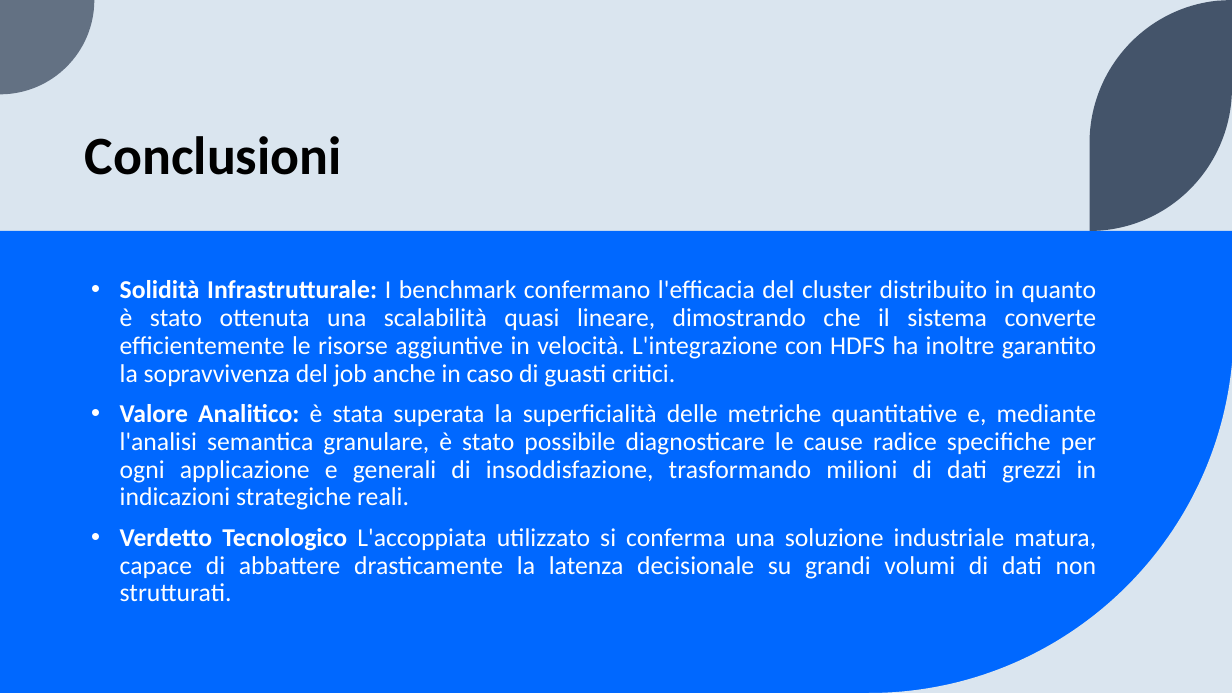
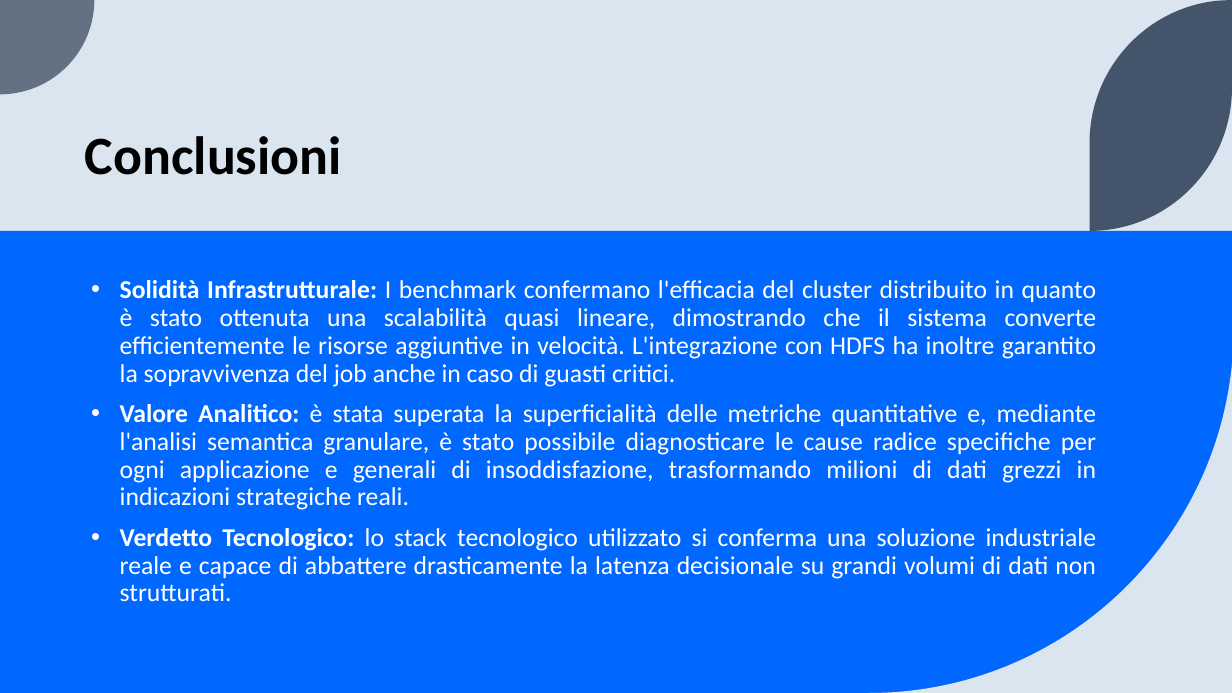
Before and after one commit to LorenzoColombo3/Sentiment_analysis_top_20_mobile_app, a slide deck: slide 9 of BENCHMARKING E SENTIMENT ANALYSIS SU CLUSTER SPARK.pptx (slide 10 before the commit). Drawn at 1232x693 pixels with LibreOffice and Linux fonts; fonts in the diff are those of the drawing. Boxes give left, top, right and bottom in pixels: in the first picture for what was removed or moved away, otherwise in the second. Text is boxed around its words. In the diff, an @@ line names an element or a change of style, - is before the commit and + after.

```diff
--- a/BENCHMARKING E SENTIMENT ANALYSIS SU CLUSTER SPARK.pptx
+++ b/BENCHMARKING E SENTIMENT ANALYSIS SU CLUSTER SPARK.pptx
@@ text at bbox=[120, 528, 1097, 602]: text changed @@
-• Verdetto Tecnologico L'accoppiata utilizzato si conferma una soluzione industriale matura, capace di abbattere drasticamente la latenza decisionale su grandi volumi di dati non strutturati.
+• Verdetto Tecnologico: lo stack tecnologico utilizzato si conferma una soluzione industriale reale e capace di abbattere drasticamente la latenza decisionale su grandi volumi di dati non strutturati.
```
Also in this commit, not shown: 4 other slides changed, 1 slide removed, 3 other files.
